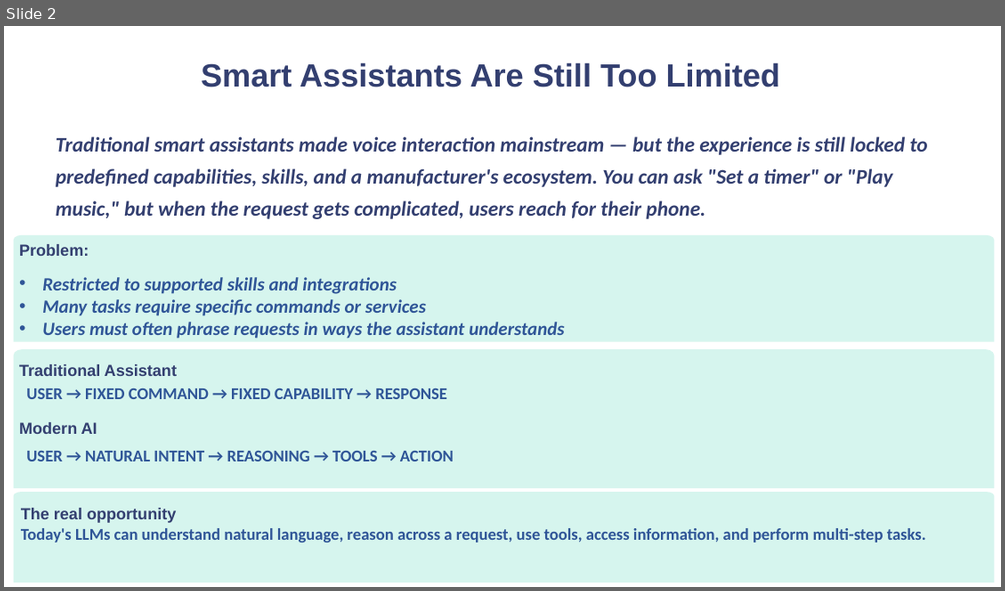
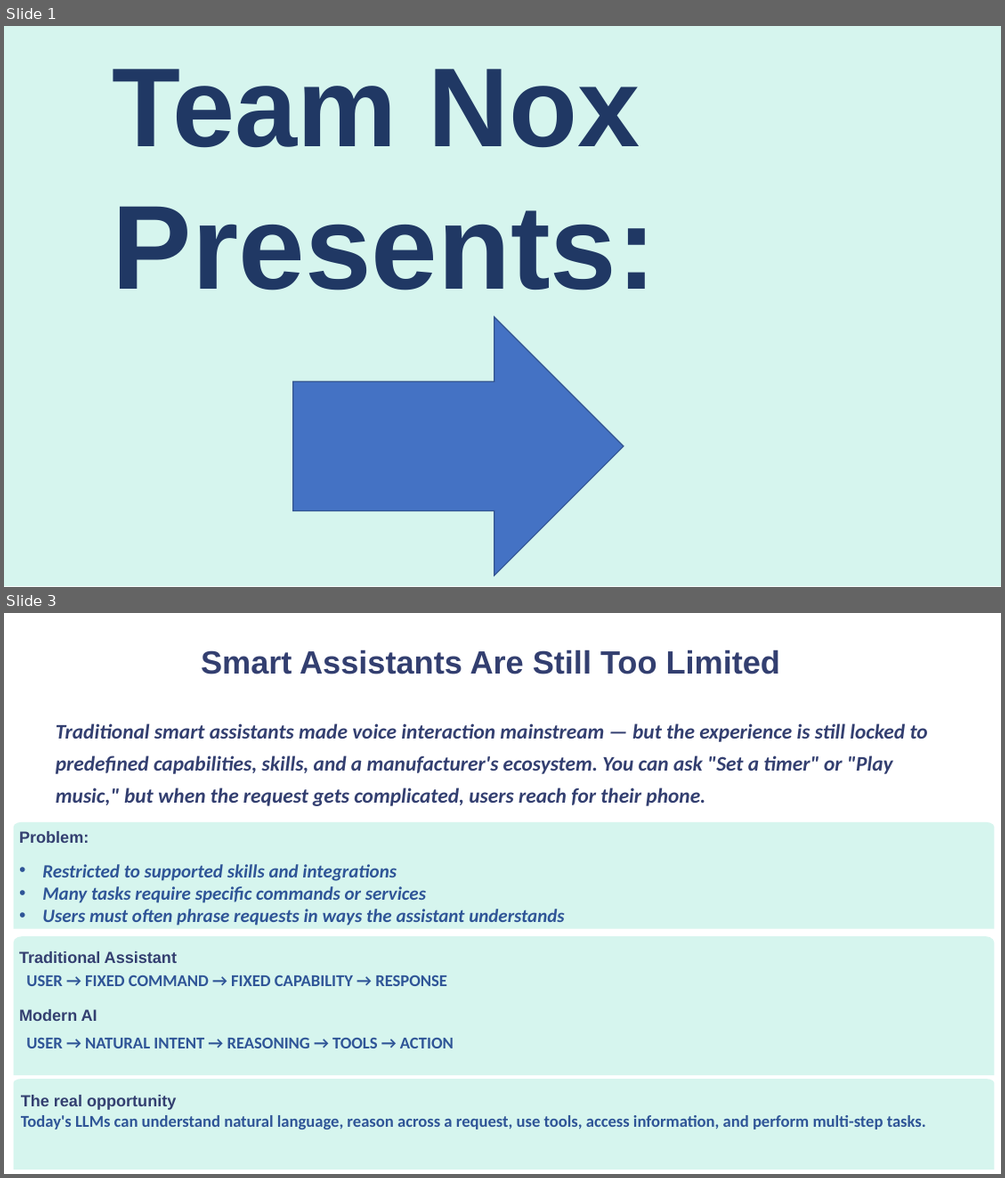
Before and after one commit to hillshighrobotics-glitch/dudetntatalbic, a slide deck: LUMOS [Autosaved].pptx. Shown one above the other, each under a label of ours: slide 2 before the commit, slides 1 and 3 after it; the slides between them are not shown. The pictures are 1005x591 and 1005x1178 pixels, drawn with LibreOffice and Linux fonts; fonts in the diff are those of the drawing. Boxes give left, top, right and bottom in pixels: in the first picture for what was removed or moved away, otherwise in the second. Text is boxed around its words. In the diff, an @@ line names an element or a change of style, - is before the commit and + after.

```diff
--- a/LUMOS [Autosaved].pptx
+++ b/LUMOS [Autosaved].pptx
@@ slide 1 added at box(4, 26, 1001, 587), background #FFFFFF @@
@@ rectangle added at box(4, 26, 1001, 586), fill #D6F5EE @@
@@ text added at box(113, 69, 656, 290), 115 pt, text #203864, bold @@
+Team Nox Presents:
@@ right arrow added at box(293, 317, 624, 576), fill #4472C4, outline #325491 1 pt @@
@@ what was slide 2 is now slide 3 @@
```
Also in this commit, not shown: 7 slides changed, 2 other slides added.
